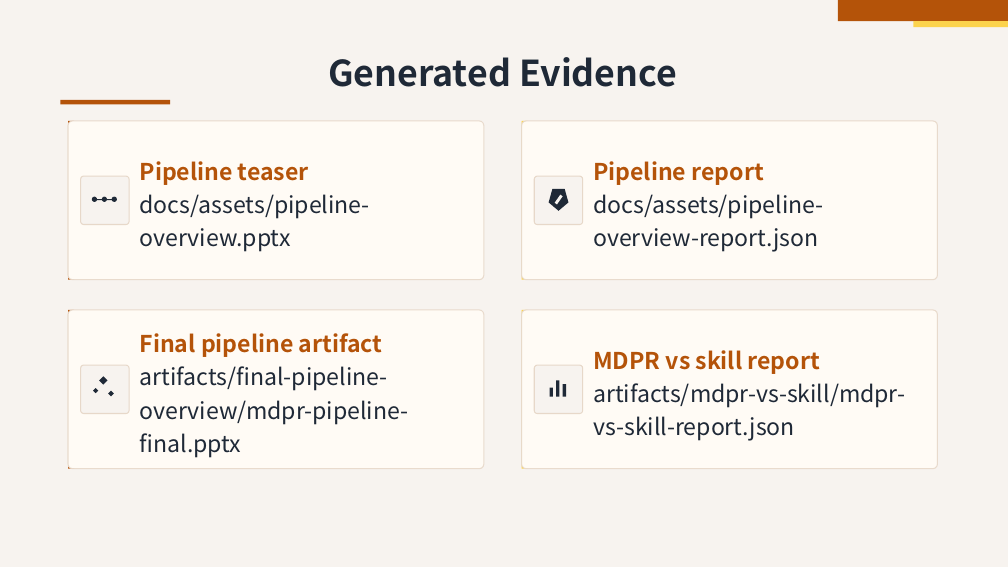
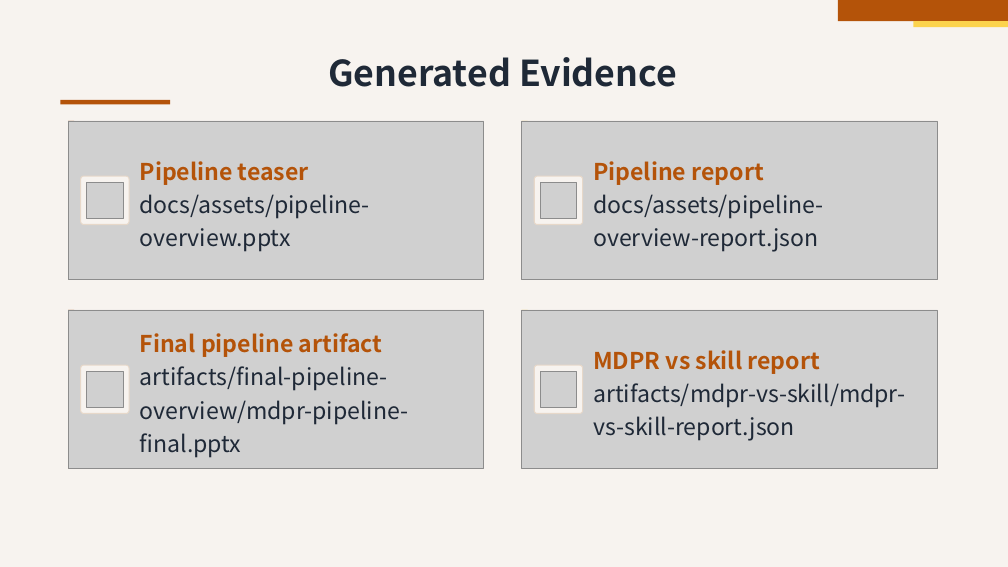
Before and after one commit to ch040602/mdpr-skill, a slide deck: slide 9 of artifacts/release-check/build/deck.pptx. Drawn at 1008x567 pixels with LibreOffice and Linux fonts; fonts in the diff are those of the drawing; grey boxes stand for pictures. Boxes give left, top, right and bottom in pixels: in the first picture for what was removed or moved away, otherwise in the second. Text is boxed around its words. In the diff, an @@ line names an element or a change of style, - is before the commit and + after.

```diff
--- a/artifacts/release-check/build/deck.pptx
+++ b/artifacts/release-check/build/deck.pptx
@@ rounded rectangle removed at <box>68,121,484,280</box> @@
@@ picture added at <box>68,121,484,280</box> @@
@@ rounded rectangle removed at <box>522,121,938,280</box> @@
@@ picture added at <box>522,121,938,280</box> @@
@@ picture added at <box>87,182,123,219</box> @@
@@ ellipse removed at <box>91,197,97,202</box> @@
@@ rectangle removed at <box>97,199,103,200</box> @@
@@ ellipse removed at <box>102,197,107,202</box> @@
@@ rectangle removed at <box>107,199,113,200</box> @@
@@ ellipse removed at <box>112,197,117,202</box> @@
@@ picture added at <box>541,182,577,219</box> @@
@@ pentagon removed at <box>549,189,569,211</box> @@
@@ rectangle removed at <box>555,194,563,204</box> @@
@@ rounded rectangle removed at <box>68,310,484,469</box> @@
@@ picture added at <box>68,310,484,469</box> @@
@@ rounded rectangle removed at <box>522,310,938,469</box> @@
@@ picture added at <box>522,310,938,469</box> @@
@@ picture added at <box>87,371,123,408</box> @@
@@ diamond removed at <box>93,388,98,393</box> @@
@@ diamond removed at <box>99,377,107,385</box> @@
@@ picture added at <box>541,371,577,408</box> @@
@@ rectangle removed at <box>550,388,553,397</box> @@
@@ rectangle removed at <box>557,380,560,396</box> @@
@@ rectangle removed at <box>563,384,566,397</box> @@
@@ diamond removed at <box>108,391,114,397</box> @@
```
Also in this commit, not shown: 9 other slides changed, 3 other files.
